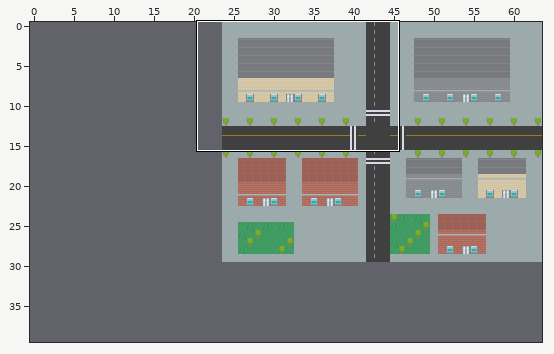
One commit to this Tiled map (JSON): public/town/maps/city.tmj. Above: a wide view before the commit, with the close-up outlined.
Close-up. Old version:
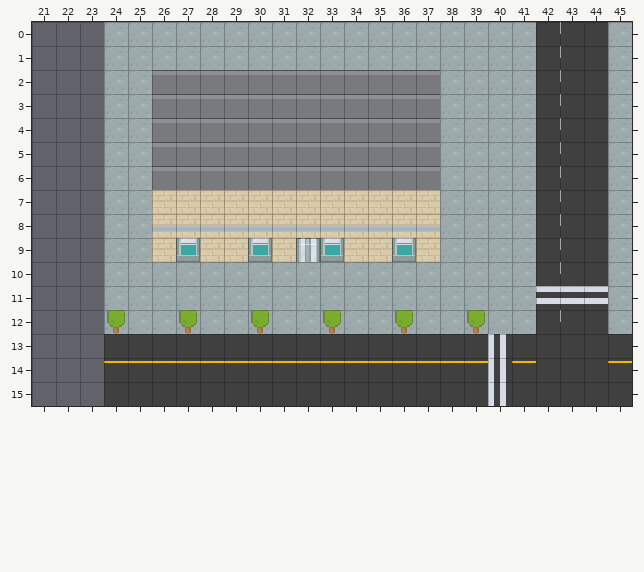
Cells are 16x16 px. Shown: x 21..45, y 0..15. The commit also changed other parts of the map, which this record leaves out. The old version is drawn lined up with the new one.
New version:
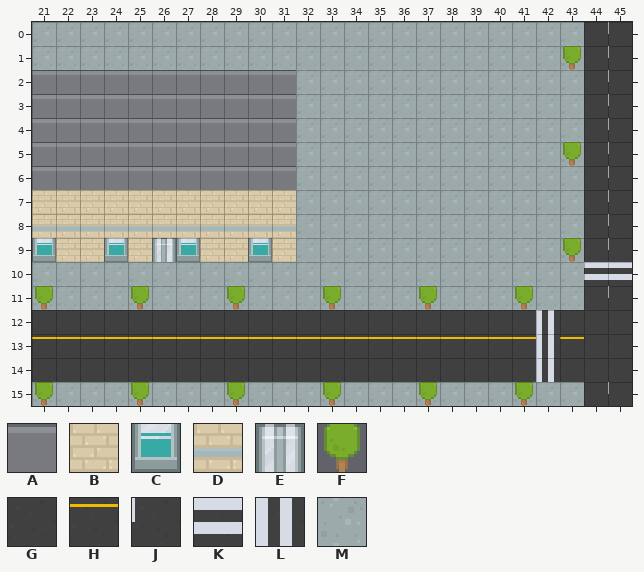
Key: from "city": A 10, B 195, C 197, D 232, E 234, F 438, G 714, H 751, J 787, K 823, L 826, M 890.
_ is an empty cell.
Edits made:
{"change": "map size 40x30 -> 64x40 cells (old content now starts at 24,0; both pictures use the new coordinates)"}
{"where": "layer \"ground\""}
{"y":0,"x":21,"old":"___","new":"MMM"}
{"y":0,"x":42,"old":"GJ","new":"MM"}
{"y":0,"x":45,"old":"M","new":"J"}
{"y":1,"x":21,"old":"___","new":"MMM"}
{"y":1,"x":42,"old":"GJ","new":"MM"}
{"y":1,"x":45,"old":"M","new":"J"}
{"y":2,"x":42,"old":"GJ","new":"MM"}
{"y":2,"x":45,"old":"M","new":"J"}
{"y":3,"x":42,"old":"GJ","new":"MM"}
{"y":3,"x":45,"old":"M","new":"J"}
{"y":4,"x":42,"old":"GJ","new":"MM"}
{"y":4,"x":45,"old":"M","new":"J"}
{"y":5,"x":42,"old":"GJ","new":"MM"}
{"y":5,"x":45,"old":"M","new":"J"}
{"y":6,"x":42,"old":"GJ","new":"MM"}
{"y":6,"x":45,"old":"M","new":"J"}
{"y":7,"x":42,"old":"GJ","new":"MM"}
{"y":7,"x":45,"old":"M","new":"J"}
{"y":8,"x":42,"old":"GJ","new":"MM"}
{"y":8,"x":45,"old":"M","new":"J"}
{"y":9,"x":42,"old":"GJ","new":"MM"}
{"y":9,"x":45,"old":"M","new":"J"}
{"y":10,"x":21,"old":"___","new":"MMM"}
{"y":10,"x":42,"old":"GJGM","new":"MMKK"}
{"y":11,"x":21,"old":"___","new":"MMM"}
{"y":11,"x":42,"old":"KKKM","new":"MMGJ"}
{"y":12,"x":21,"old":"___MMMMMMMMMMMMMMMMMMGJ","new":"GGGGGGGGGGGGGGGGGGGGGLG"}
{"y":12,"x":45,"old":"M","new":"G"}
{"y":13,"x":21,"old":"___GGGGGGGGGGGGGGGGLGGG","new":"HHHHHHHHHHHHHHHHHHHHHLH"}
{"y":14,"x":21,"old":"___HHHHHHHHHHHHHHHHLHG","new":"GGGGGGGGGGGGGGGGGGGGGL"}
{"y":14,"x":45,"old":"H","new":"G"}
{"y":15,"x":21,"old":"___GGGGGGGGGGGGGGGGLGGG","new":"MMMMMMMMMMMMMMMMMMMMMMM"}
{"y":15,"x":45,"old":"G","new":"J"}
{"where": "layer \"buildings\""}
{"y":2,"x":21,"old":"_____","new":"AAAAA"}
{"y":2,"x":32,"old":"AAAAAA","new":"______"}
{"y":3,"x":21,"old":"_____","new":"AAAAA"}
{"y":3,"x":32,"old":"AAAAAA","new":"______"}
{"y":4,"x":21,"old":"_____","new":"AAAAA"}
{"y":4,"x":32,"old":"AAAAAA","new":"______"}
{"y":5,"x":21,"old":"_____","new":"AAAAA"}
{"y":5,"x":32,"old":"AAAAAA","new":"______"}
{"y":6,"x":21,"old":"_____","new":"AAAAA"}
{"y":6,"x":32,"old":"AAAAAA","new":"______"}
{"y":7,"x":21,"old":"_____","new":"BBBBB"}
{"y":7,"x":32,"old":"BBBBBB","new":"______"}
{"y":8,"x":21,"old":"_____","new":"DDDDD"}
{"y":8,"x":32,"old":"DDDDDD","new":"______"}
{"y":9,"x":21,"old":"_____B","new":"CBBCBE"}
{"y":9,"x":32,"old":"ECBBCB","new":"______"}
{"where": "layer \"props\""}
{"y":1,"x":43,"old":"_","new":"F"}
{"y":5,"x":43,"old":"_","new":"F"}
{"y":9,"x":43,"old":"_","new":"F"}
{"y":11,"x":21,"old":"_","new":"F"}
{"y":11,"x":25,"old":"_","new":"F"}
{"y":11,"x":29,"old":"_","new":"F"}
{"y":11,"x":33,"old":"_","new":"F"}
{"y":11,"x":37,"old":"_","new":"F"}
{"y":11,"x":41,"old":"_","new":"F"}
{"y":12,"x":24,"old":"F","new":"_"}
{"y":12,"x":27,"old":"F","new":"_"}
{"y":12,"x":30,"old":"F","new":"_"}
{"y":12,"x":33,"old":"F","new":"_"}
{"y":12,"x":36,"old":"F","new":"_"}
{"y":12,"x":39,"old":"F","new":"_"}
{"y":15,"x":21,"old":"_","new":"F"}
{"y":15,"x":25,"old":"_","new":"F"}
{"y":15,"x":29,"old":"_","new":"F"}
{"y":15,"x":33,"old":"_","new":"F"}
{"y":15,"x":37,"old":"_","new":"F"}
{"y":15,"x":41,"old":"_","new":"F"}
{"label":"changed","picture_box":[32,22,632,406]}
